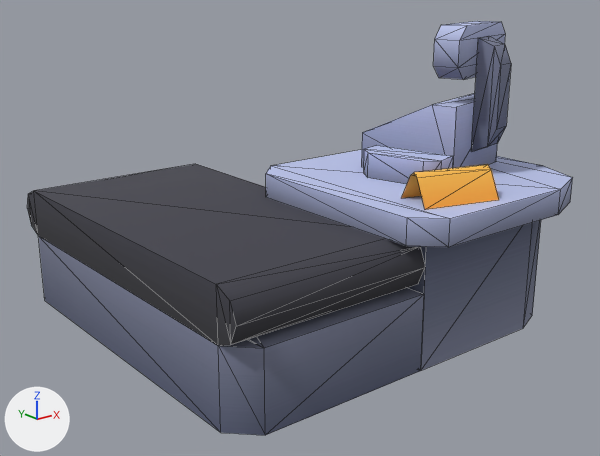
The glTF model models/cash-register.glb: old version first, new version second.
Both versions are drawn from a 50 mm lens placed at (-1.026, -1.331, 0.699), pointed at (-0.009, -0.061, 0.191). Lighting does not change. The marker at lower left points along +X, +Y and +Z. The picture after the commit comes second. Mesh edges are drawn as thin lines. Vertices at exactly the same position are counted once.

Objects in the first picture: 'cash-register'.
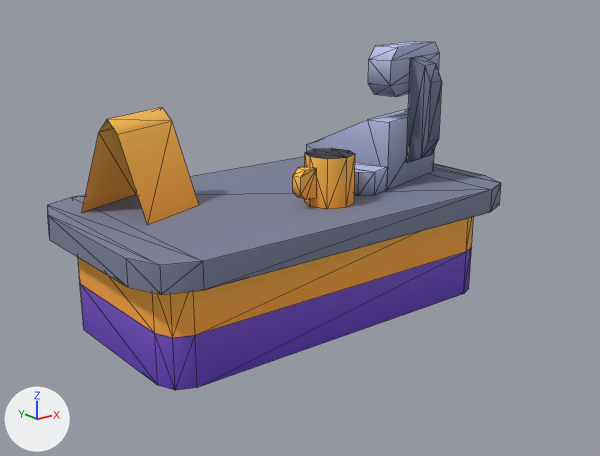
Commit message: updated register model
from kenney.nl mini arcade pack

The change, as a diff of the scene's bpy script:
```diff
--- a/models/cash-register.glb.py
+++ b/models/cash-register.glb.py
@@ me_cash_register @@
 # used by ob_cash_register; location = (0.0, 0.0, 0.0)
-me_cash_register.from_pydata(...)  # 120 vertices, 195 faces; spans x -0.4..0.45, y -0.45..0.4, z 0.0..0.595
+me_cash_register.from_pydata(...)  # 148 vertices, 254 faces; spans x -0.45..0.45, y -0.25..0.25, z 0.0..0.545
+# me_cash_register part 1: the loose piece of 12 vertices spanning x 0.275..0.337, y -0.306..-0.245, z 0.345..0.57 is moved by (-0.015, 0.164, -0.05)
+# me_cash_register part 2: a new loose piece, an 8-sided cylinder along z spanning x -0.024..0.076, y -0.161..-0.061, z 0.25..0.35, in mat_colormap
+# me_cash_register part 3: the loose piece of 16 vertices spanning x 0.185..0.401, y -0.279..-0.174, z 0.495..0.595 is moved by (-0.015, 0.164, -0.05)
+# me_cash_register part 4: the loose piece of 12 vertices spanning x 0.089..0.198, y -0.291..-0.111, z 0.3..0.35 is moved by (-0.015, 0.164, -0.05)
+# me_cash_register part 5: the loose piece of 10 vertices spanning x 0.144..0.401, y -0.279..-0.021, z 0.3..0.445 is moved by (-0.015, 0.164, -0.05)
+# me_cash_register part 6: the loose piece of 42 vertices spanning x -0.4..0.4, y -0.4..0.4, z 0.0..0.25 is rebuilt with 60 vertices and now spans x -0.45..0.45, y -0.25..0.25, z 0.0..0.25
+# me_cash_register part 7: the loose piece of 10 vertices spanning x 0.008..0.18, y -0.425..-0.306, z 0.3..0.357 is deleted
+# me_cash_register part 8
+# 18 vertices are removed from x -0.05..0.45, y -0.45..0.05, z 0.25..0.3
+# 32 faces are deleted
+# 16 vertices are added at x -0.392..-0.019, y -0.124..0.187, z 0.25..0.438
+# 6 new vertices lie (0.0, 0.025, 0.0) away from vertices in x -0.058..-0.019, y -0.124, z 0.271..0.329
+# 26 new faces join them
 me_cash_register.materials.append(mat_colormap)
```

Pixel boxes [x1, y1, x2, y2] of what changed, in the pictures (600 x 456 px; the box of a moved part takes in the faces that stretch with it):
'cash-register', reshaped (17% narrower, 16% shorter)
    before: [27, 21, 573, 435]
    after: [47, 41, 501, 390]
part 1 of me_cash_register, moved or reshaped
    before: [471, 36, 511, 152]
    after: [406, 56, 442, 163]
part 2 of me_cash_register, added (orange)
    after: [305, 148, 355, 209]
part 3 of me_cash_register, moved or reshaped
    before: [433, 21, 505, 80]
    after: [368, 41, 439, 97]
part 4 of me_cash_register, moved or reshaped
    before: [364, 145, 453, 184]
    after: [355, 162, 388, 196]
part 5 of me_cash_register, moved or reshaped
    before: [361, 93, 497, 168]
    after: [306, 109, 435, 190]
part 6 of me_cash_register, rebuilt (12% narrower, 14% shorter)
    before: [27, 164, 541, 435]
    after: [47, 157, 501, 390]
part 7 of me_cash_register, deleted (orange)
    before: [401, 164, 499, 210]
part 8 of me_cash_register, moved or reshaped
    before: [266, 150, 573, 247]
    after: [82, 107, 316, 225]
